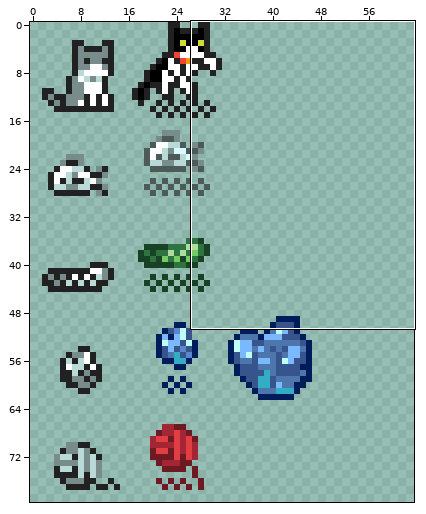
A sprite sheet gets an edit: img/context.png. Above: a wide view before the commit, with the close-up outlined.
Close-up. The starting point:
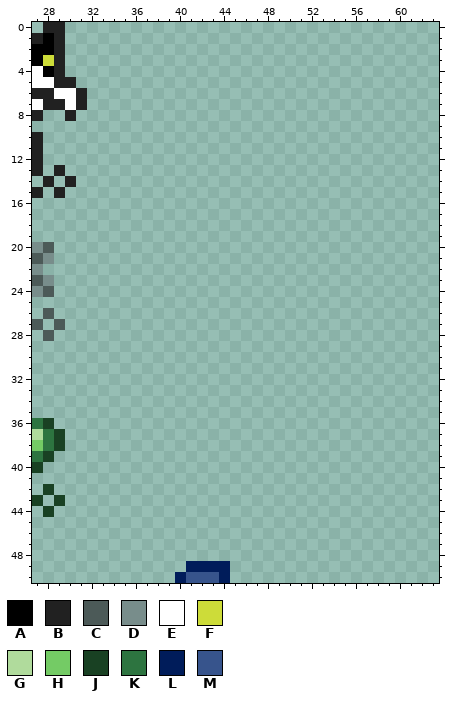
The file is 64x80 pixels. Shown: x 27..63, y 0..50.
Palette (. is transparent): A #000000  B #212121  C #4c5a58  D #788d8b  E #ffffff  F #cddc39  G #b0db9c  H #74cb65  J #194123  K #2d7440  L #001c5a  M #37548c
Pixels before, first column x 27:
 0 .BB...............
 1 BAB...............
 2 AAB...............
 3 AFB...............
 4 EAB...............
 5 EEBB..............
 6 BBEEB.............
 7 EBBEB.............
 8 B..B..............
 9 ..................
10 B.................
11 B.................
12 B.................
13 B.B...............
14 .B.B..............
15 B.B...............
16 ..................
17 ..................
18 ..................
19 ..................
20 DC................
21 CD................
22 D.................
23 CD................
24 DC................
25 ..................
26 .C................
27 C.C...............
28 .C................
29 ..................
30 ..................
31 ..................
32 ..................
33 ..................
34 ..................
35 ..................
36 KJ................
37 GKJ...............
38 HKJ...............
39 KJ................
40 J.................
41 ..................
42 .J................
43 J.J...............
44 .J................
45 ..................
46 ..................
47 ..................
48 ..................
49 ..............LLLL
50 .............LMMML
And afterwards:
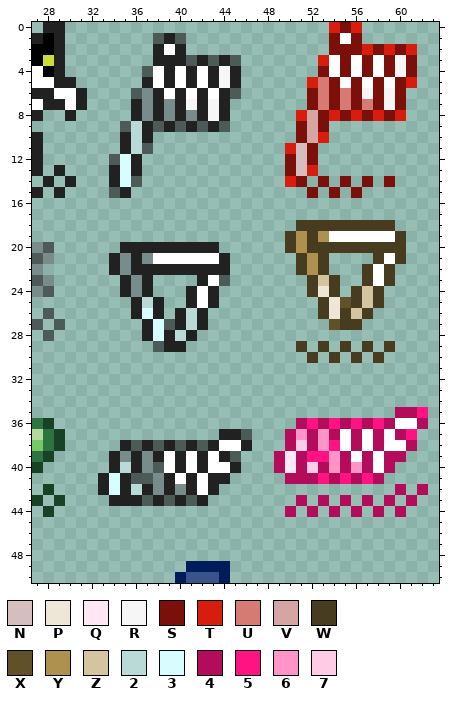
Colours new in this view: N #d4bfbe  P #eee7d8  Q #ffe8f4  R #f6f6f6  S #7a1009  T #d81d0e  U #d67a74  V #d4a5a3  W #473c20  X #61512b  Y #ae914e  Z #d4c4a0  2 #b9dad7  3 #d8fdff  4 #b20c5b  5 #ff1282  6 #ff94c8  7 #ffcce6
The edit:
y 0: x 54..56 ... -> TST
y 1: x 38..40 ... -> CBC; x 54..56 ... -> SES
y 2: x 38..40 ... -> BEB; x 54..61 ........ -> SSSTSTST
y 3: x 38..45 ........ -> BBBCBCBC; x 53..61 ......... -> TESESESRS
y 4: x 37..45 ......... -> CEBEBEBRB; x 53..61 ......... -> SESESESRS
y 5: x 37..45 ......... -> BEBEBEBRB; x 52..61 .......... -> TUSESESEST
y 6: x 36..45 .......... -> CDBEBEBEBC; x 52..60 ......... -> SUSUSRSRS
y 7: x 36..44 ......... -> BDBDBRBRB; x 52..60 ......... -> SUSUSUSRS
y 8: x 36..44 ......... -> BDBDBDBRB; x 51..60 .......... -> TVSTSTSTST
y 9: x 35..44 .......... -> C2BCBCBCBC; x 51..53 ... -> SVS
y 10: x 35..37 ... -> B2B; x 51..53 ... -> SVT
y 11: x 35..37 ... -> B2C; x 50..52 ... -> TNS
y 12: x 34..36 ... -> C3B; x 50..52 ... -> SNS
y 13: x 34..36 ... -> B3B; x 50..52 ... -> SNT
y 14: x 34..36 ... -> B3C; x 50..51 .. -> TS; x 53 . -> S; x 55 . -> S; x 57 . -> S; x 59 . -> S
y 15: x 34..35 .. -> CB; x 52 . -> S; x 54 . -> S; x 56 . -> S
y 18: x 51..59 ......... -> WWWWWWWWW
y 19: x 50..60 ........... -> WYWYEEEEEEW
y 20: x 35..43 ......... -> BBBBBBBBB; x 50..60 ........... -> WYWWWWWWWWW
y 21: x 34..44 ........... -> BDBDEEEEEEB; x 51..53 ... -> WYW; x 58..60 ... -> WEW
y 22: x 34..44 ........... -> BDBBBBBBBBB; x 51..53 ... -> WYW; x 57..59 ... -> WEW
y 23: x 35..37 ... -> BDB; x 42..44 ... -> BEC; x 52..54 ... -> WZW; x 57..59 ... -> WEW
y 24: x 35..37 ... -> BDB; x 41..43 ... -> BEB; x 52..54 ... -> WPW; x 56..58 ... -> WZW
y 25: x 36..38 ... -> B2B; x 41..43 ... -> BEB; x 53..58 ...... -> WPXWZW
y 26: x 36..38 ... -> B3B; x 40..42 ... -> B2B; x 53..57 ..... -> WPWZW
y 27: x 37..42 ...... -> B3CB2B; x 54..56 ... -> XWW
y 28: x 37..41 ..... -> B3B2B
y 29: x 38..40 ... -> CBB; x 51 . -> W; x 53 . -> W; x 55 . -> W; x 57 . -> W; x 59 . -> W
y 30: x 52 . -> W; x 54 . -> W; x 56 . -> W; x 58 . -> W
y 35: x 60..62 ... -> 445
y 36: x 51..62 ............ -> 454545454EE4
y 37: x 44..46 ... -> BBC; x 50..61 ............ -> 46464E4E4E45
y 38: x 35..46 ............ -> BCBCBCBCBEEB; x 50..61 ............ -> 47465E4E4EE4
y 39: x 34..45 ............ -> BDBDBEBEBEBC; x 49..60 ............ -> 4Q45564E4E44
y 40: x 34..45 ............ -> B2BDCEBEBEEB; x 49..59 ........... -> 4Q4746464E4
y 41: x 33..44 ............ -> B3BCCDBEBEBB; x 50..58 ......... -> 444545454
y 42: x 33..43 ........... -> B3B2BDBDBEB; x 60 . -> 4; x 62 . -> 4
y 43: x 34..42 ......... -> BBBCBCBCB; x 51 . -> 4; x 53 . -> 4; x 55 . -> 4; x 57 . -> 4; x 59 . -> 4; x 61 . -> 4
y 44: x 50 . -> 4; x 52 . -> 4; x 54 . -> 4; x 56 . -> 4; x 58 . -> 4; x 60 . -> 4
